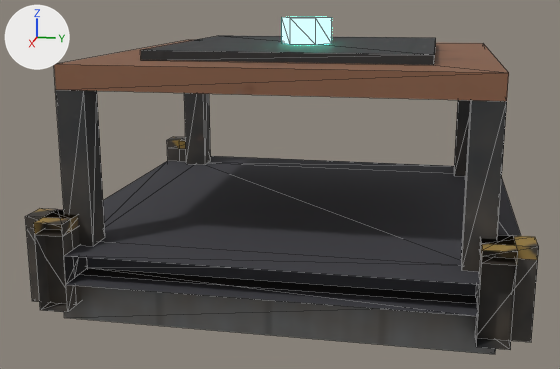
The glTF model jogo/assets/modelos/logistica/esteira/juncao.glb: old version first, new version second.
The view is the same before and after, from a 50 mm lens placed at (1.849, 0.306, 0.664), pointed at (0.035, -0.057, 0.211). Lighting does not change. The marker at upper left points along +X, +Y and +Z. The first picture is the older version. Mesh edges are drawn as thin lines. Vertices at exactly the same position are counted once.

Objects in the first picture: 'juncao'.
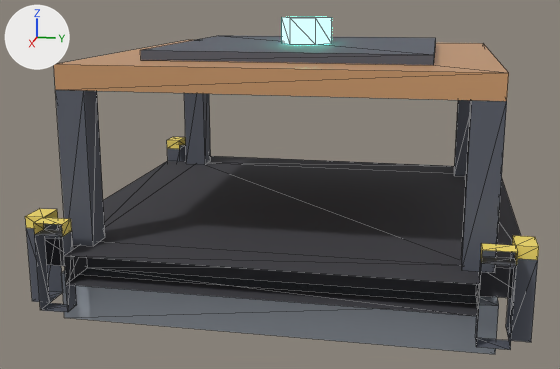
What differs and where, as boxes [x1, y1, x2, y2] in the pictures (560 x 369 px; the box of a moved part takes in the faces that stretch with it):
part 1 of me_juncao_corpo, moved or reshaped
    both: [25, 209, 539, 350]
part 2 of me_juncao_corpo, moved or reshaped
    both: [167, 137, 186, 162]
part 3 of me_juncao_corpo, recoloured (lighter)
    both: [56, 36, 507, 271]
part 4 of me_juncao_corpo, recoloured (grey to light grey)
    both: [64, 268, 496, 354]
part 5 of me_juncao_corpo, recoloured (brown to beige)
    both: [54, 40, 509, 101]

What changed in the scene script:
```text
Add mat_p_faixa:
    mat_p_faixa = principled_material('P_Faixa')
    mat_p_faixa.base_color = (0.95, 0.75, 0.15)  # yellow #f9e16c
    mat_p_faixa.roughness = 0.7
Add mat_p_metal:
    mat_p_metal = principled_material('P_Metal')
    mat_p_metal.base_color = (0.42, 0.46, 0.52)  # light grey #adb5bf
    mat_p_metal.metallic = 0.3
Add mat_p_cobre:
    mat_p_cobre = principled_material('P_Cobre')
    mat_p_cobre.base_color = (0.78, 0.42, 0.2)  # beige #e5ad7c
    mat_p_cobre.metallic = 0.5
    mat_p_cobre.roughness = 0.4
Add mat_p_escuro:
    mat_p_escuro = principled_material('P_Escuro')
    mat_p_escuro.base_color = (0.1, 0.11, 0.14)  # dark grey #595d69
    mat_p_escuro.roughness = 0.7
Change me_juncao_corpo:
    where me_juncao_corpo.from_pydata(...)  # 172 vertices, 260 faces; spans x -0.5..0.5, y -0.5..0.5, z 0.0..0.61
    used by ob_juncao; location = (0.0, 0.0, 0.0)
    me_juncao_corpo part 1
    6 vertices are removed from x 0.4, y -0.4..0.4, z 0.04..0.225
    56 faces are deleted
    6 new vertices lie (0.06, 0.0, 0.0) away from vertices in x 0.4, y -0.46..0.46, z 0.04..0.225
    32 new faces join them, mat_p_escuro (dark grey #595d69)
    24 new faces join them, mat_p_faixa (yellow #f9e16c)
    me_juncao_corpo part 2
    6 vertices are removed from x -0.4, y -0.4..0.4, z 0.04..0.225
    56 faces are deleted
    6 new vertices lie (-0.06, 0.0, 0.0) away from vertices in x -0.4, y -0.46..0.46, z 0.04..0.225
    32 new faces join them, mat_p_escuro (dark grey #595d69)
    24 new faces join them, mat_p_faixa (yellow #f9e16c)
    me_juncao_corpo part 3: 60 faces spanning x -0.43..0.43, y -0.43..0.43, z 0.16..0.55 switch from mat_juncao_tex (picture img_juncao_tex) to mat_p_escuro (dark grey #595d69)
    me_juncao_corpo part 4: 12 faces spanning x -0.44..0.44, y -0.44..0.44, z 0.0..0.1 switch from mat_juncao_tex (picture img_juncao_tex) to mat_p_metal (light grey #adb5bf)
    me_juncao_corpo part 5: 12 faces spanning x -0.43..0.43, y -0.43..0.43, z 0.48..0.53 switch from mat_juncao_tex (picture img_juncao_tex) to mat_p_cobre (beige #e5ad7c)
    add me_juncao_corpo.materials.append(mat_p_faixa)  # yellow #f9e16c
```
